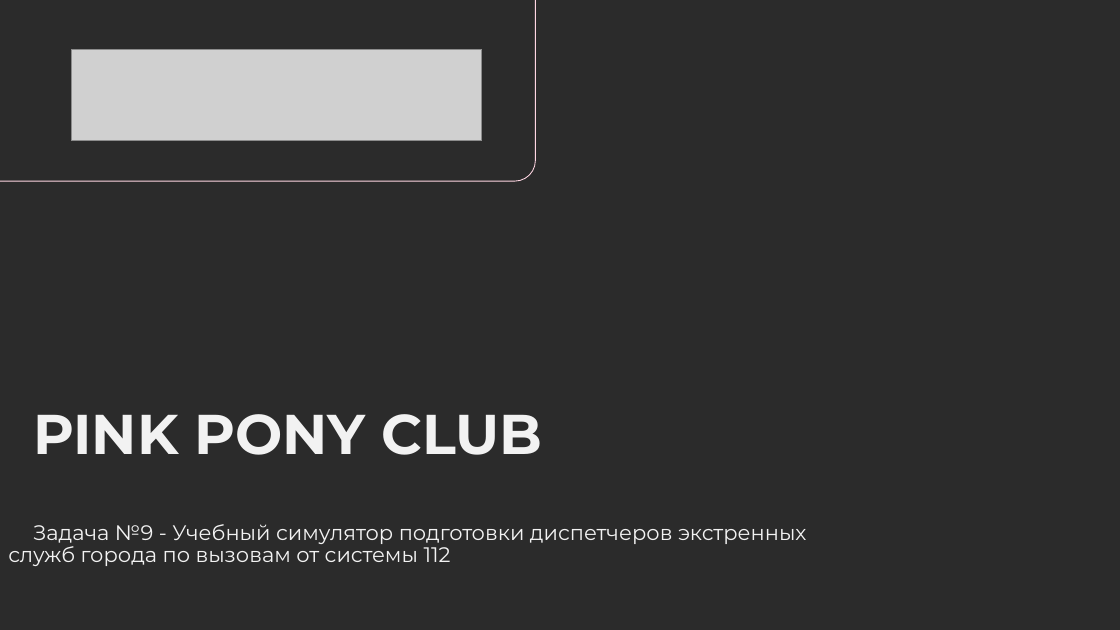
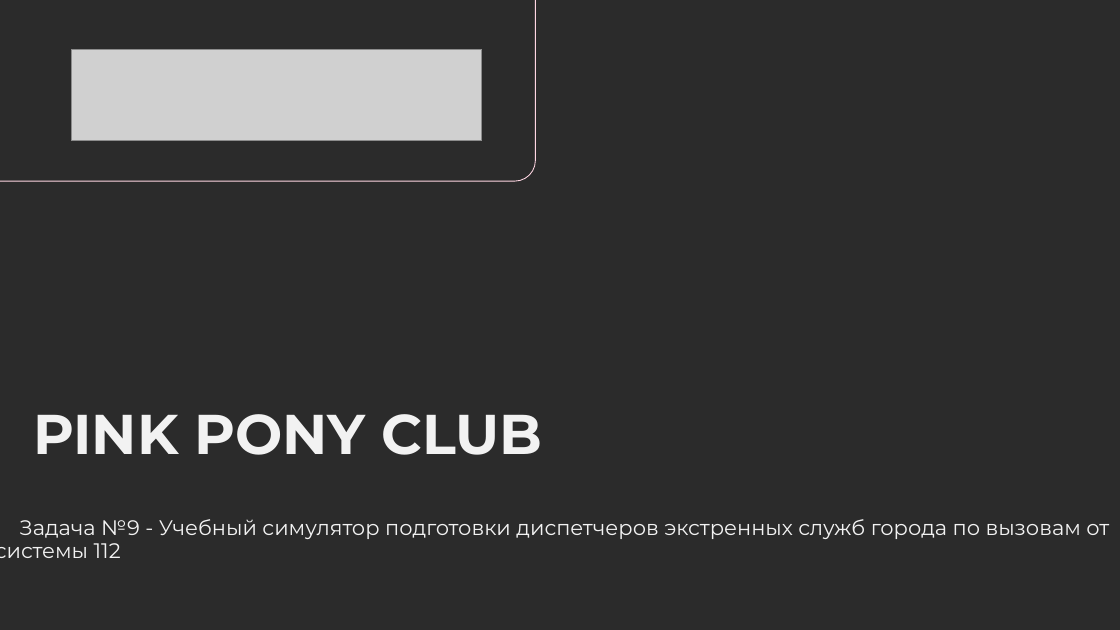
Before and after one commit to Everrain17/Simulator112-Pink-Pony-Club-Team-case-9, a slide deck: slide 2 of presentation/PinkPonyClubTeam-презентация.pptx. Drawn at 1120x630 pixels with LibreOffice and Linux fonts; fonts in the diff are those of the drawing; grey boxes stand for pictures; background and template pictures are left out; a plain dark background stands for a picture behind light text. Boxes give left, top, right and bottom in pixels: in the first picture for what was removed or moved away, otherwise in the second. Text is boxed around its words. In the diff, an @@ line names an element or a change of style, - is before the commit and + after.

```diff
--- a/presentation/PinkPonyClubTeam-презентация.pptx
+++ b/presentation/PinkPonyClubTeam-презентация.pptx
@@ text "Задача №9 - Учебный симулятор ..." rewrapped from [8,524,807,566] to [0,519,1109,558] @@
```
Also in this commit, not shown: 2 other slides changed.
